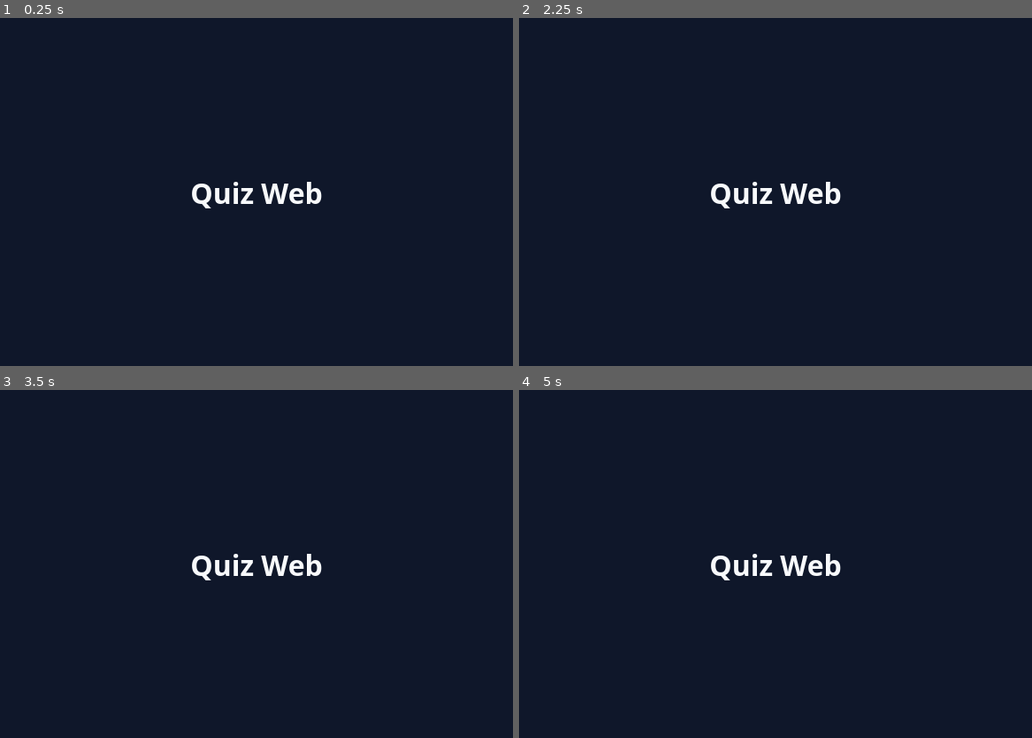
Above: before the commit, frames 1-4 (two rows, left to right).
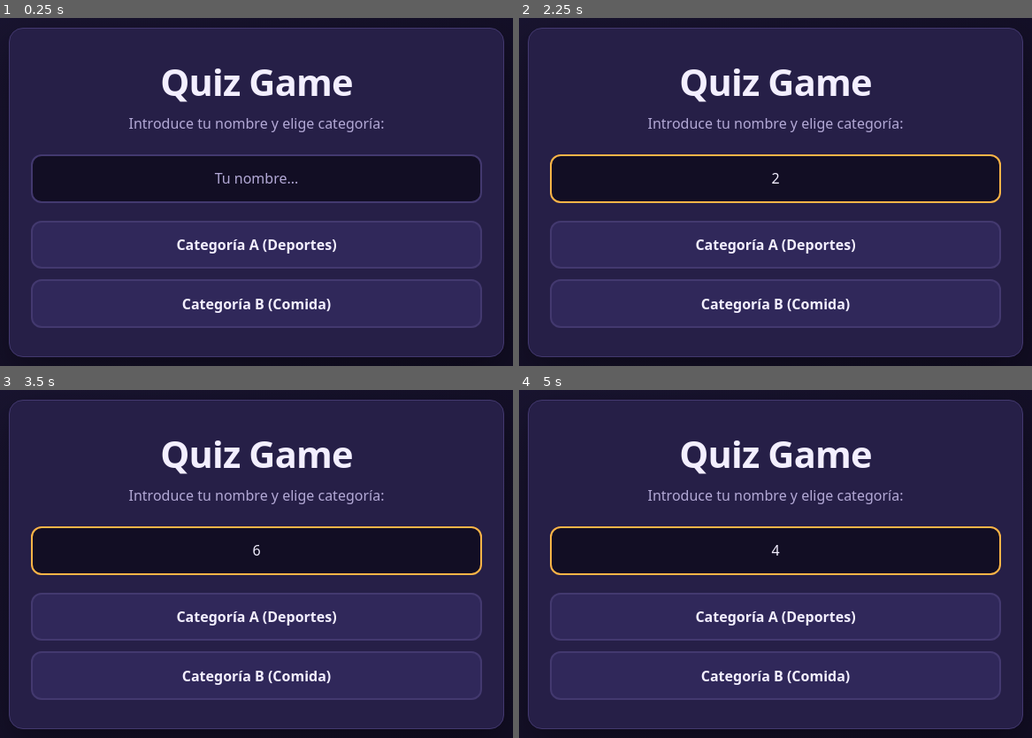
Above: after the commit, the same moments.

Repository: PolVallesDev/quiz-game
Game: browser game, page index.html
The game is run twice, just before and just after one commit, with the same random seed, the same clock (stepped at 60 frames per second) and the same inputs.
Inputs (mouse positions are in pixels of both pictures, inside the frame that each line leads up to):
- Up to frame 1 (0.25 s): no input
- Up to frame 2 (2.25 s): click (775, 303) at 1.27 s, where only the run after the commit has a clickable "Categoría B (Comida)"; click (775, 244) at 1.87 s, where only the run after the commit has a clickable "Categoría A (Deportes)"; click (775, 178) at 2.02 s; type "2" at 2.02 s; tap Enter at 2.05 s
- Up to frame 3 (3.5 s): click (256, 550) at 2.47 s; type "9" at 2.47 s; tap Enter at 2.5, 3.1 s; click (256, 550) at 3.07 s; type "6" at 3.07 s
- Up to frame 4 (5 s): click (775, 550) at 3.67 s; type "3" at 3.67 s; tap Enter at 3.7, 4.3, 4.55, 4.9 s; click (775, 550) at 4.27 s; type "10" at 4.27 s; click (775, 550) at 4.52 s; type "7" at 4.52 s; click (775, 550) at 4.87 s; type "4" at 4.87 s

The runs differ from the first frame. In frame 1, 81% of the frame differs, in the area x 1-99%, y 2-98%; in frame 2, 81%; in frame 3, 81%; in frame 4, 81%.

Commit message:
feat(ui): mockup subido a assets, html semantico y css base finalizados

Diff:
--- a/css/style.css
+++ b/css/style.css
@@ -1,15 +1,154 @@
-* {
-  box-sizing: border-box;
-  margin: 0;
-  padding: 0;
+/* ===== Variables ===== */
+:root {
+  --bg: #1b1633;
+  --bg-deep: #120e24;
+  --card: #261f47;
+  --card-alt: #30285a;
+  --line: #43396f;
+  --text: #f3efff;
+  --muted: #b3a9d6;
+  --accent: #ffb547;
+  --accent-ink: #2a1a00;
+  --correct: #2fbf71;
+  --incorrect: #ef4f5f;
+  --radius: 16px;
+  --font: "Avenir Next", "Segoe UI", "Helvetica Neue", Arial, sans-serif;
 }
 
+/* ===== Base ===== */
+*, *::before, *::after { box-sizing: border-box; }
+
 body {
-  font-family: system-ui, -apple-system, sans-serif;
-  background-color: #0f172a;
-  color: #f8fafc;
+  margin: 0;
+  min-height: 100vh;
+  display: grid;
+  place-items: center;
+  padding: 1rem;
+  font-family: var(--font);
+  color: var(--text);
+  background: radial-gradient(circle at 20% 0%, var(--bg) 0%, var(--bg-deep) 70%);
+}
+
+.hidden { display: none !important; }
+
+/* ===== Tarjeta central ===== */
+#app-container { width: 100%; max-width: 560px; }
+
+.screen {
+  background: var(--card);
+  border: 1px solid var(--line);
+  border-radius: var(--radius);
+  padding: 2rem 1.5rem;
+  box-shadow: 0 20px 50px rgba(0, 0, 0, .35);
+  text-align: center;
+}
+
+h1 { margin: 0 0 .5rem; font-size: 2.6rem; letter-spacing: -.02em; }
+h2 { margin: 0; font-size: 1.4rem; line-height: 1.3; }
+.subtitle { color: var(--muted); margin: 0 0 1.5rem; }
+
+/* ===== Input ===== */
+.input-group { margin-bottom: 1.25rem; }
+
+input[type="text"] {
+  width: 100%;
+  padding: .9rem 1rem;
+  font: inherit;
+  color: var(--text);
+  background: var(--bg-deep);
+  border: 2px solid var(--line);
+  border-radius: 12px;
+  text-align: center;
+}
+input[type="text"]::placeholder { color: var(--muted); }
+input[type="text"]:focus { outline: none; border-color: var(--accent); }
+
+/* ===== Botones ===== */
+.btn {
+  font: inherit;
+  font-weight: 600;
+  padding: .9rem 1.25rem;
+  border: 2px solid transparent;
+  border-radius: 12px;
+  cursor: pointer;
+  color: var(--text);
+  transition: transform .15s, background .15s, border-color .15s;
+}
+.btn:hover { transform: translateY(-2px); }
+.btn:active { transform: translateY(0) scale(.98); }
+.btn:focus-visible, .option-btn:focus-visible {
+  outline: 3px solid var(--accent);
+  outline-offset: 2px;
+}
+
+.category-buttons { display: grid; gap: .75rem; }
+.btn-category { background: var(--card-alt); border-color: var(--line); }
+.btn-category:hover { border-color: var(--accent); }
+
+.btn-primary { background: var(--accent); color: var(--accent-ink); }
+.btn-primary:hover { background: #ffc46b; }
+.btn-secondary { background: var(--card-alt); border-color: var(--line); margin-top: 1.25rem; }
+.btn-secondary:hover { border-color: var(--accent); }
+.btn-outline { background: transparent; border-color: var(--line); }
+.btn-outline:hover { border-color: var(--muted); }
+
+/* ===== Pantalla de juego ===== */
+.quiz-header {
   display: flex;
-  justify-content: center;
-  align-items: center;
-  min-height: 100vh;
+  justify-content: space-between;
+  gap: .5rem;
+  flex-wrap: wrap;
+  font-size: .9rem;
+  color: var(--muted);
+  margin-bottom: 1rem;
 }
+.quiz-header strong { color: var(--text); }
+
+.progress-bar-container {
+  height: 8px;
+  background: var(--bg-deep);
+  border-radius: 99px;
+  overflow: hidden;
+  margin-bottom: 1.5rem;
+}
+.progress-bar {
+  height: 100%;
+  width: 0;
+  background: var(--accent);
+  border-radius: 99px;
+  transition: width .3s;
+}
+
+.question-container { margin-bottom: 1.25rem; }
+#question-number { display: block; color: var(--muted); font-size: .9rem; margin-bottom: .5rem; }
+
+.options-grid { display: grid; grid-template-columns: 1fr 1fr; gap: .75rem; }
+
+.option-btn {
+  font: inherit;
+  padding: 1rem .75rem;
+  color: var(--text);
+  background: var(--card-alt);
+  border: 2px solid var(--line);
+  border-radius: 12px;
+  cursor: pointer;
+  transition: border-color .15s, background .15s;
+}
+.option-btn:hover:not(:disabled) { border-color: var(--accent); }
+.option-btn:disabled { cursor: default; }
+
+.option-btn.correct, .correct { background: var(--correct); border-color: var(--correct); color: #06210f; }
+.option-btn.incorrect, .incorrect { background: var(--incorrect); border-color: var(--incorrect); color: #fff; }
+
+/* ===== Resultados ===== */
+#final-score { font-size: 2rem; font-weight: 700; color: var(--accent); }
+.results-actions { display: flex; gap: .75rem; justify-content: center; flex-wrap: wrap; margin-top: 1.5rem; }
+
+/* ===== Móvil ===== */
+@media (max-width: 480px) {
+  .options-grid { grid-template-columns: 1fr; }
+  h1 { font-size: 2.1rem; }
+}
+@media (prefers-reduced-motion: reduce) {
+  * { transition: none !important; }
+}
--- a/index.html
+++ b/index.html
@@ -1,14 +1,55 @@
 <!DOCTYPE html>
-<html lang="ca">
+<html lang="es">
 <head>
   <meta charset="UTF-8">
   <meta name="viewport" content="width=device-width, initial-scale=1.0">
-  <title>Quiz Web App</title>
+  <title>Quiz Game Web</title>
   <link rel="stylesheet" href="css/style.css">
 </head>
 <body>
   <main id="app-container">
-    <h1>Quiz Web</h1>
+    <!-- PANTALLA 1: INICIO -->
+    <section id="start-screen" class="screen">
+      <h1>Quiz Game</h1>
+      <p class="subtitle">Introduce tu nombre y elige categoría:</p>
+      <div class="input-group">
+        <input type="text" id="player-name" placeholder="Tu nombre..." autocomplete="off" required>
+      </div>
+      <div class="category-buttons">
+        <button type="button" class="btn btn-category" data-category="deportes">Categoría A (Deportes)</button>
+        <button type="button" class="btn btn-category" data-category="comida">Categoría B (Comida)</button>
+      </div>
+    </section>
+
+    <!-- PANTALLA 2: JUEGO -->
+    <section id="quiz-screen" class="screen hidden">
+      <header class="quiz-header">
+        <span>Jugador: <strong id="display-player-name">-</strong></span>
+        <span>Tiempo: <strong id="timer">15</strong>s</span>
+        <span>Puntos: <strong id="current-score">0</strong></span>
+      </header>
+      <div class="progress-bar-container">
+        <div id="progress-bar" class="progress-bar"></div>
+      </div>
+      <div class="question-container">
+        <span id="question-number">Pregunta 1</span>
+        <h2 id="question-text">Cargando pregunta...</h2>
+      </div>
+      <div id="options-container" class="options-grid"></div>
+      <button id="next-btn" class="btn btn-secondary hidden">Siguiente Pregunta →</button>
+    </section>
+
+    <!-- PANTALLA 3: RESULTADOS -->
+    <section id="results-screen" class="screen hidden">
+      <h2>¡Partida Finalizada!</h2>
+      <p>Jugador: <span id="final-player-name"></span></p>
+      <p>Puntuación Final: <span id="final-score">0</span></p>
+      <p>Correctas: <strong id="correct-count">0</strong> | Incorrectas: <strong id="incorrect-count">0</strong></p>
+      <div class="results-actions">
+        <button id="restart-btn" class="btn btn-primary">Volver a Jugar</button>
+        <button id="exit-btn" class="btn btn-outline">Salir</button>
+      </div>
+    </section>
   </main>
   <script src="js/script.js"></script>
 </body>
Binary file added: assets/mockup.png
